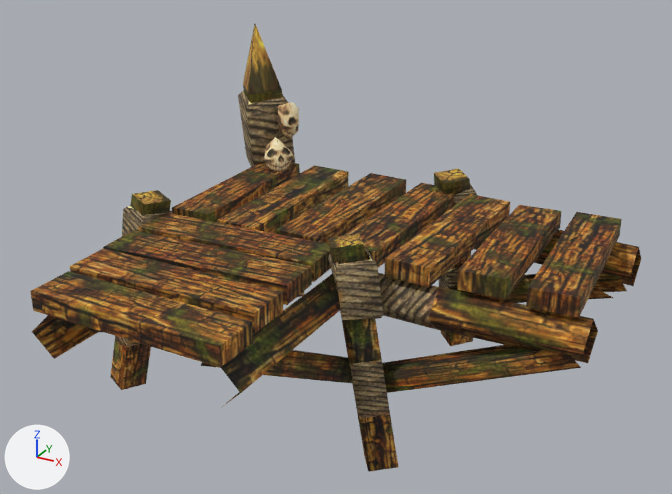
A saved change to the FBX model Assets/3DModels/Map/Plank/turn_left.fbx.
The view is the same before and after, from a camera (50 mm lens) standing at (45.5, -78.1, 33.6) and looking at (6.0, -6.3, -2.2). Arrows for +X, +Y and +Z are at lower left; the lights stay in place. Where no turn or scale is listed for an object, it has been applied to the vertices.

The first picture shows 'plankTurnC_prefab'.
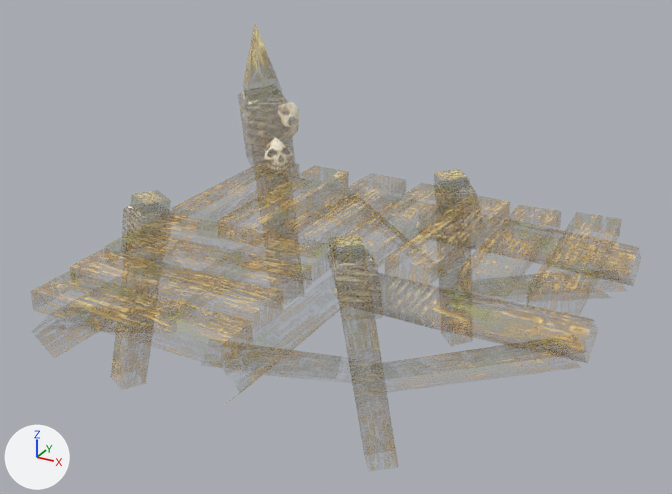
Where the newer file only moved an object's origin or applied its transform, the numbers keep the older frame.

The edits, one by one:
Picture 'wallTexture.png' (img_walltexture_png) is now built by load_image('wallTexture.png', '../../Materials/wallTexture.png', 1024, 1024, 'Non-Color') instead of load_image('wallTexture.png', '../../Materials/wallTexture.png', 1024, 1024, 'sRGB').
Material 'Temple Run Material.001' (mat_temple_run_material_001) is new.
Uses the picture img_walltexture_png.
me_plankturnc_prefab has 313 vertices, 386 faces and spans x -18.8..31.3, y -29.5..16.4, z -21.1..15.0.
me_plankturnc_prefab no longer uses material mat_temple_run_material_006 (picture img_walltexture_png).
me_plankturnc_prefab now uses material mat_temple_run_material_001.

Pixel boxes (x1, y1, x2, y2) of what changed, in the pictures (672 x 494 px):
'plankTurnC_prefab', surface changed, recoloured: (30, 24, 641, 472) in both
